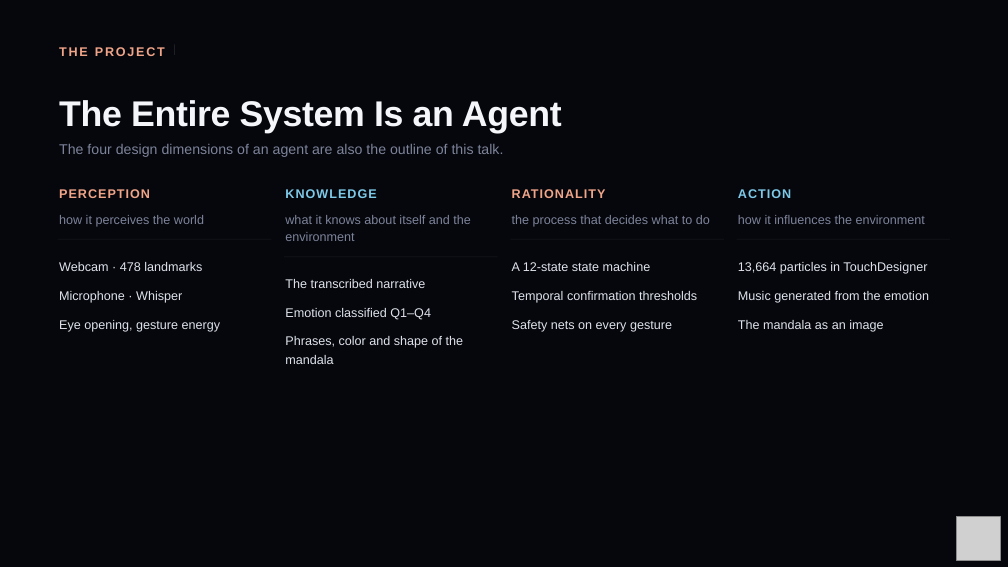
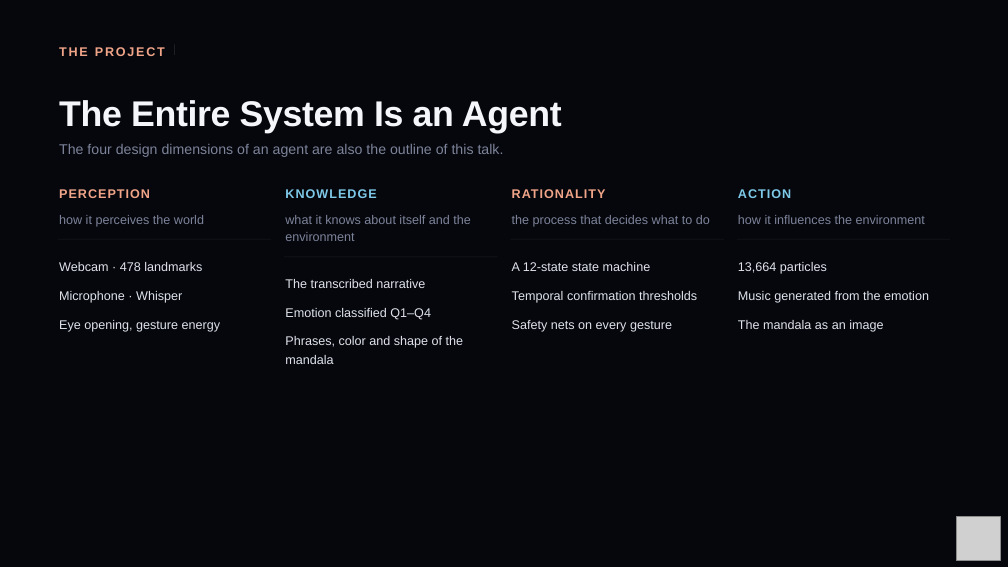
Before and after one commit to stefano-morano/IN-Motion, a slide deck: slide 4 of IN-Motion Presentation.pptx. Drawn at 1008x567 pixels with LibreOffice and Linux fonts; fonts in the diff are those of the drawing; grey boxes stand for pictures. Boxes give left, top, right and bottom in pixels: in the first picture for what was removed or moved away, otherwise in the second. Text is boxed around its words. In the diff, an @@ line names an element or a change of style, - is before the commit and + after.

```diff
--- a/IN-Motion Presentation.pptx
+++ b/IN-Motion Presentation.pptx
@@ text at box(738, 262, 827, 274): text changed @@
-13,664 particles in TouchDesigner
+13,664 particles
```
Also in this commit, not shown: 1 other slide changed, 1 slide removed.
